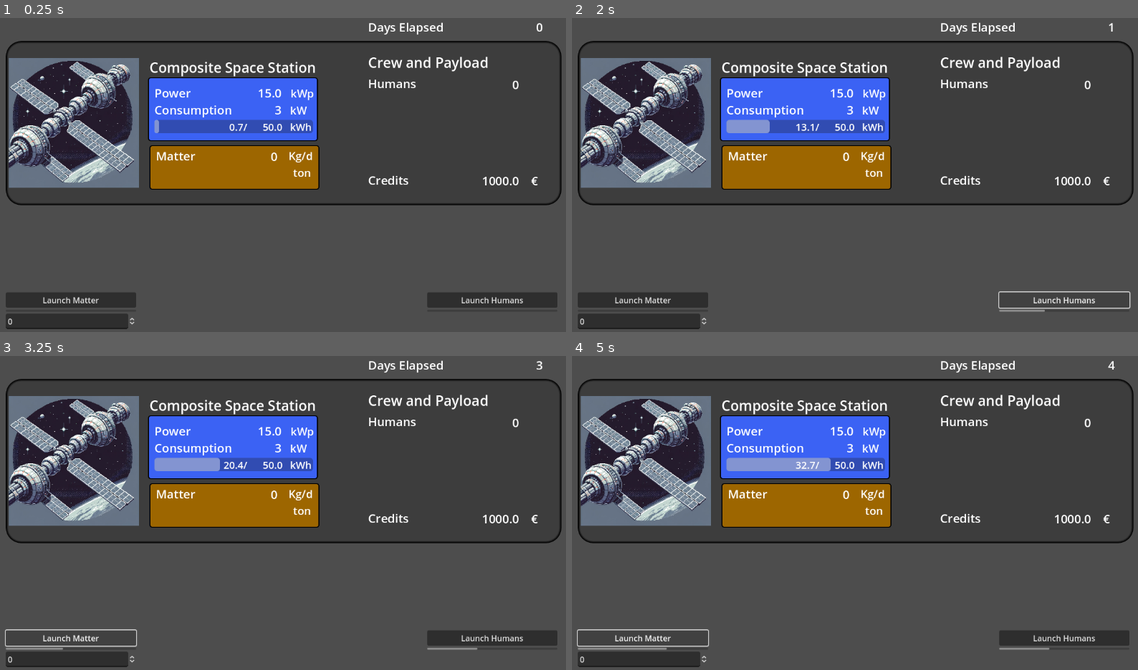
Above: before the commit, frames 1-4 (two rows, left to right).
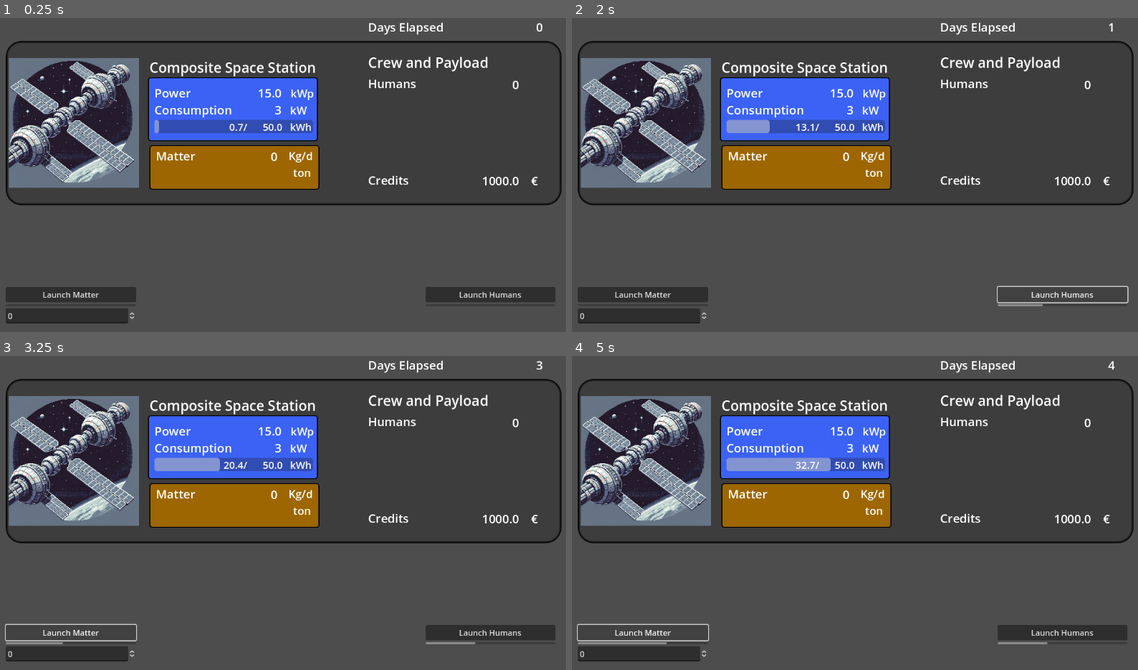
Above: after the commit, the same moments.

Repository: AndreaIdini/StarPilgrims
Game: Godot game, scene res://main.tscn
The game is run twice, just before and just after one commit, with the same random seed, the same clock (stepped at 60 frames per second) and the same inputs.
Inputs:
- Up to frame 1 (0.25 s): no input
- Up to frame 2 (2 s): click "Launch Humans" at 0.5 s; click "Launch Humans" at 1.25 s
- Up to frame 3 (3.25 s): click "Launch Matter" at 2 s; click "Launch Matter" at 2.75 s
- Up to frame 4 (5 s): click "Launch Humans" at 3.5 s; click "Launch Matter" at 4.25 s

The runs differ from the first frame. In frame 1, 2.2% of the frame differs, in the area x 1-99%, y 85-100%; in frame 2, 2.1%; in frame 3, 2.2%; in frame 4, 2.3%, in the area x 0-99%, y 85-100%.

Commit message:
Launch Class defined

Diff:
--- /dev/null
+++ b/Launch.gd
@@ -0,0 +1,76 @@
+extends Control
+
+class_name Launch
+
+var time = 0.
+
+var launch_in_progress = false
+var launching_matter = false
+var launching_humans = false
+var launch_counter = 0.
+var time_to_launch_matter = 1.
+var time_to_launch_humans = 2.
+var matter_cost = 1000.         # cred/ton
+
+@onready var progress_launch_m = %ProgressLaunchM
+@onready var progress_launch_h = %ProgressLaunchH
+@onready var box_launch_m = %BoxLaunchM
+@onready var station = $"../PanelStation"
+@onready var control = $".."
+
+# Called when the node enters the scene tree for the first time.
+func _ready():
+	pass # Replace with function body.
+
+
+# Called every frame. 'delta' is the elapsed time since the previous frame.
+func _physics_process(delta):
+	time += delta
+	if launch_in_progress:
+		launch_counter +=delta
+		if launching_matter:
+			progress_launch_m.value = launch_counter
+
+			if launch_counter > time_to_launch_matter:
+
+				launch_in_progress = false
+				launching_matter = false
+				launching_humans = false
+				launch_counter = 0.
+				progress_launch_m.value = launch_counter
+
+				station.matter += box_launch_m.value
+				control.credits -= box_launch_m.value*matter_cost
+
+		if launching_humans:
+			progress_launch_h.value = launch_counter
+			if launching_humans && launch_counter > time_to_launch_humans:
+				launch_in_progress = false
+				launching_matter = false
+				launching_humans = false
+				launch_counter = 0.
+				station.humans += 1
+
+	pass
+
+
+func _on_launch_humans_pressed():
+	launch_in_progress = true
+	launch_counter = 0
+	launching_matter = false
+	launching_humans = true
+
+	progress_launch_h.max_value = time_to_launch_humans
+
+	pass # Replace with function body.
+
+
+func _on_launch_matter_pressed():
+	launch_in_progress = true
+	launch_counter = 0
+	launching_matter = true
+	launching_humans = false
+
+	progress_launch_m.max_value = time_to_launch_matter
+
+	pass # Replace with function body.
--- a/main.gd
+++ b/main.gd
@@ -4,20 +4,10 @@
 
 var credits = 1000.             # ~ 1k dollars
 
-var launch_in_progress = false
-var launching_matter = false
-var launching_humans = false
-var launch_counter = 0.
-var time_to_launch_matter = 1.
-var time_to_launch_humans = 2.
-var matter_cost = 1000.         # cred/ton
-
 
 @onready var count_days = %CountDays
 @onready var count_cred = %CountCred
-@onready var progress_launch_m = %ProgressLaunchM
-@onready var progress_launch_h = %ProgressLaunchH
-@onready var box_launch_m = %BoxLaunchM
+
 
 @onready var station = $PanelStation
 
@@ -39,62 +29,13 @@
 	count_days.text = str(floor(time))
 	count_cred.text = str("%10.1f" % credits)
 
-
-
 # Called every frame. 'delta' is the elapsed time since the previous frame.
 #func _process(delta):
 	#pass
 
 func _physics_process(delta):
-
 	time += delta
 
 	credits += station.humans * station.humans_rent * delta
 
-	if launch_in_progress:
-		launch_counter +=delta
-		if launching_matter:
-			progress_launch_m.value = launch_counter
-
-			if launch_counter > time_to_launch_matter:
-
-				launch_in_progress = false
-				launching_matter = false
-				launching_humans = false
-				launch_counter = 0.
-				progress_launch_m.value = launch_counter
-
-				station.matter += box_launch_m.value
-				credits -= box_launch_m.value*matter_cost
-
-		if launching_humans:
-			progress_launch_h.value = launch_counter
-			if launching_humans && launch_counter > time_to_launch_humans:
-				launch_in_progress = false
-				launching_matter = false
-				launching_humans = false
-				launch_counter = 0.
-				station.humans += 1
-
 	update_show()
-	pass
-
-func _on_launchMatter_pressed():
-	launch_in_progress = true
-	launch_counter = 0
-	launching_matter = true
-	launching_humans = false
-
-	progress_launch_m.max_value = time_to_launch_matter
-
-	pass
-
-func _on_launchHumans_pressed():
-	launch_in_progress = true
-	launch_counter = 0
-	launching_matter = false
-	launching_humans = true
-
-	progress_launch_h.max_value = time_to_launch_humans
-
-	pass
--- a/main.tscn
+++ b/main.tscn
@@ -1,8 +1,9 @@
-[gd_scene load_steps=8 format=3 uid="uid://drddf4j2gbweq"]
+[gd_scene load_steps=9 format=3 uid="uid://drddf4j2gbweq"]
 
 [ext_resource type="Texture2D" uid="uid://b2nler7tmsvhs" path="res://Asset/SpaceStation1.png" id="1_5p6ln"]
 [ext_resource type="Script" path="res://main.gd" id="1_7tmd3"]
 [ext_resource type="Script" path="res://Station.gd" id="2_oc6wt"]
+[ext_resource type="Script" path="res://Launch.gd" id="4_oiuw7"]
 
 [sub_resource type="StyleBoxFlat" id="StyleBoxFlat_ws068"]
 bg_color = Color(0.239216, 0.239216, 0.239216, 1)
@@ -381,46 +382,6 @@
 theme_override_font_sizes/font_size = 28
 text = "Composite Space Station"
 
-[node name="ContainerLaunchH" type="VBoxContainer" parent="."]
-layout_mode = 2
-offset_left = 869.0
-offset_top = 608.0
-offset_right = 1131.0
-offset_bottom = 670.0
-
-[node name="LaunchHumans" type="Button" parent="ContainerLaunchH"]
-layout_mode = 2
-text = "Launch Humans"
-
-[node name="ProgressLaunchH" type="ProgressBar" parent="ContainerLaunchH"]
-unique_name_in_owner = true
-layout_mode = 2
-max_value = 14.0
-show_percentage = false
-
-[node name="ContainerLaunchM" type="VBoxContainer" parent="."]
-layout_mode = 0
-offset_left = 21.0
-offset_top = 608.0
-offset_right = 283.0
-offset_bottom = 678.0
-
-[node name="LaunchMatter" type="Button" parent="ContainerLaunchM"]
-show_behind_parent = true
-layout_mode = 2
-text = "Launch Matter"
-
-[node name="ProgressLaunchM" type="ProgressBar" parent="ContainerLaunchM"]
-unique_name_in_owner = true
-layout_mode = 2
-max_value = 7.0
-show_percentage = false
-
-[node name="BoxLaunchM" type="SpinBox" parent="ContainerLaunchM"]
-unique_name_in_owner = true
-layout_mode = 2
-step = 0.1
-
 [node name="LabelDays" type="Label" parent="."]
 layout_mode = 1
 anchors_preset = -1
@@ -449,5 +410,56 @@
 text = "??"
 horizontal_alignment = 2
 
-[connection signal="pressed" from="ContainerLaunchH/LaunchHumans" to="." method="_on_launchHumans_pressed"]
-[connection signal="pressed" from="ContainerLaunchM/LaunchMatter" to="." method="_on_launchMatter_pressed"]
+[node name="Launch" type="Control" parent="."]
+anchors_preset = 0
+offset_left = 918.0
+offset_top = 56.0
+offset_right = 958.0
+offset_bottom = 96.0
+script = ExtResource("4_oiuw7")
+
+[node name="ContainerLaunchH" type="VBoxContainer" parent="Launch"]
+layout_mode = 2
+offset_left = -51.9999
+offset_top = 541.0
+offset_right = 210.0
+offset_bottom = 603.0
+size_flags_horizontal = 8
+size_flags_vertical = 8
+
+[node name="LaunchHumans" type="Button" parent="Launch/ContainerLaunchH"]
+layout_mode = 2
+text = "Launch Humans"
+
+[node name="ProgressLaunchH" type="ProgressBar" parent="Launch/ContainerLaunchH"]
+unique_name_in_owner = true
+layout_mode = 2
+max_value = 14.0
+show_percentage = false
+
+[node name="ContainerLaunchM" type="VBoxContainer" parent="Launch"]
+layout_mode = 2
+offset_left = -897.0
+offset_top = 541.0
+offset_right = -635.0
+offset_bottom = 615.0
+size_flags_horizontal = 0
+
+[node name="LaunchMatter" type="Button" parent="Launch/ContainerLaunchM"]
+show_behind_parent = true
+layout_mode = 2
+text = "Launch Matter"
+
+[node name="ProgressLaunchM" type="ProgressBar" parent="Launch/ContainerLaunchM"]
+unique_name_in_owner = true
+layout_mode = 2
+max_value = 7.0
+show_percentage = false
+
+[node name="BoxLaunchM" type="SpinBox" parent="Launch/ContainerLaunchM"]
+unique_name_in_owner = true
+layout_mode = 2
+step = 0.1
+
+[connection signal="pressed" from="Launch/ContainerLaunchH/LaunchHumans" to="Launch" method="_on_launch_humans_pressed"]
+[connection signal="pressed" from="Launch/ContainerLaunchM/LaunchMatter" to="Launch" method="_on_launch_matter_pressed"]
